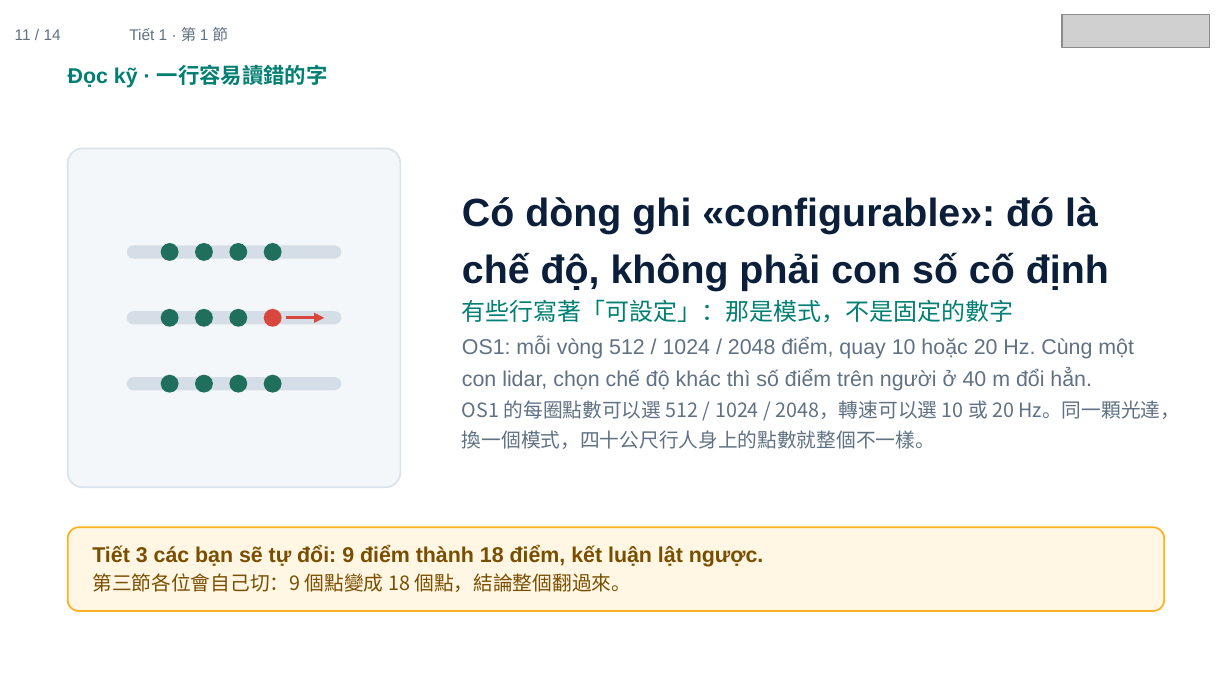
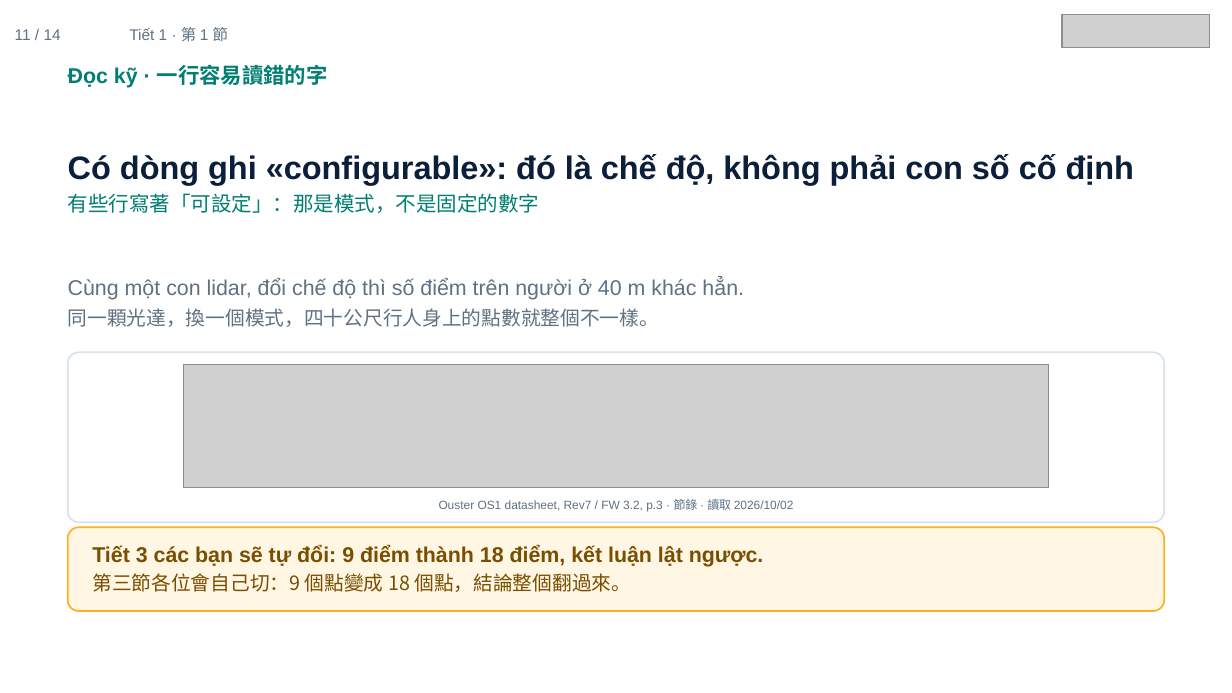
Before and after one commit to ch-neural/MITUST-Principles-of-Self-Driving-Cars, a slide deck: slide 11 of 第五週(10-08)/第五週_第1節_簡報.pptx. Drawn at 1232x693 pixels with LibreOffice and Linux fonts; fonts in the diff are those of the drawing; grey boxes stand for pictures. Boxes give left, top, right and bottom in pixels: in the first picture for what was removed or moved away, otherwise in the second. Text is boxed around its words. In the diff, an @@ line names an element or a change of style, - is before the commit and + after.

```diff
--- a/第五週(10-08)/第五週_第1節_簡報.pptx
+++ b/第五週(10-08)/第五週_第1節_簡報.pptx
@@ text "Có dòng ghi «configurable»: đó ...": place and size @@
-text "Có dòng ghi «configurable»: đó ..." at bbox=[462, 197, 1109, 323]
+text "Có dòng ghi «configurable»: đó ..." at bbox=[68, 154, 1134, 213]
@@ text "Có dòng ghi «configurable»: đó ..." at bbox=[68, 154, 1134, 213]: size 23 to 19 pt in "Có dòng ghi «configurable»: đó là chế ..."; size 14 to 12 pt in "有些行寫著「可設定」：那是模式，不是固定的數字" @@
@@ rounded rectangle removed at bbox=[68, 149, 400, 488] @@
@@ rounded rectangle removed at bbox=[127, 245, 341, 259] @@
@@ ellipse removed at bbox=[160, 243, 179, 261] @@
@@ ellipse removed at bbox=[195, 243, 213, 261] @@
@@ ellipse removed at bbox=[229, 243, 248, 261] @@
@@ ellipse removed at bbox=[264, 243, 282, 261] @@
@@ text at bbox=[68, 278, 744, 327]: text changed @@
-OS1: mỗi vòng 512 / 1024 / 2048 điểm, quay 10 hoặc 20 Hz. Cùng một con lidar, chọn chế độ khác thì số điểm trên người ở 40 m đổi hẳn.
-OS1 的每圈點數可以選 512 / 1024 / 2048，轉速可以選 10 或 20 Hz。同一顆光達，換一個模式，四十公尺行人身上的點數就整個不一樣。
+Cùng một con lidar, đổi chế độ thì số điểm trên người ở 40 m khác hẳn.
+同一顆光達，換一個模式，四十公尺行人身上的點數就整個不一樣。
@@ rounded rectangle removed at bbox=[127, 312, 341, 325] @@
@@ ellipse removed at bbox=[160, 309, 179, 328] @@
@@ ellipse removed at bbox=[195, 309, 213, 328] @@
@@ ellipse removed at bbox=[229, 309, 248, 328] @@
@@ ellipse removed at bbox=[264, 309, 282, 328] @@
@@ arrow removed from (286, 318) to (324, 318) @@
@@ rounded rectangle added at bbox=[68, 352, 1164, 522], fill #FFFFFF, outline #DBE3EA 1 pt @@
@@ rounded rectangle removed at bbox=[127, 377, 341, 391] @@
@@ ellipse removed at bbox=[160, 375, 179, 393] @@
@@ picture added at bbox=[184, 365, 1048, 488] @@
@@ ellipse removed at bbox=[195, 375, 213, 393] @@
@@ ellipse removed at bbox=[229, 375, 248, 393] @@
@@ ellipse removed at bbox=[264, 375, 282, 393] @@
@@ text added at bbox=[439, 499, 794, 512], 7 pt, text #5F7183 @@
+Ouster OS1 datasheet, Rev7 / FW 3.2, p.3 · 節錄 · 讀取 2026/10/02
```
Also in this commit, not shown: 6 other slides changed, 4 other files.
